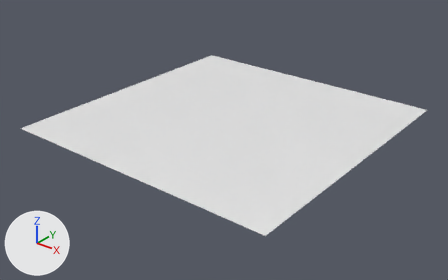
Before and after pictures for a commit that changed the Blender file level.blend.
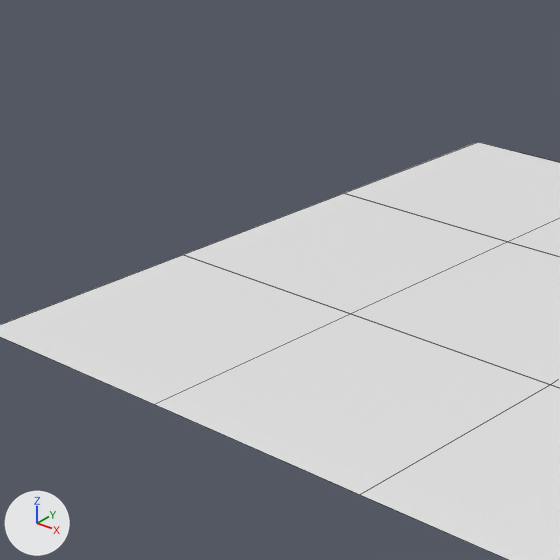
Old and new are each drawn whole from a 50 mm camera at (7.26, -9.29, 5.22) aimed at (0.09, -0.33, -0.33) and again close up on the part from 6% to 54% of the width and 0% to 78% of the height. The lights are fixed; the arrows at lower left show +X, +Y and +Z. The close-ups show mesh edges as thin lines. Objects named as collision shapes, trigger or cutter boxes, shadow casters or lower levels of detail are left out.

Objects in the first close-up: 'Ground001', 'Ground001.001', 'Ground001.002', 'Ground001.003', 'Ground001.004', 'Ground001.005', 'Ground001.006'.
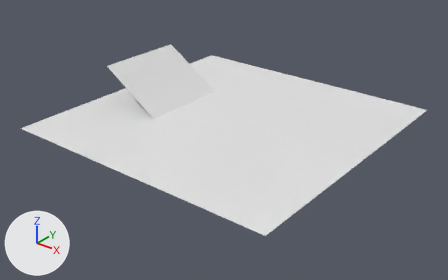
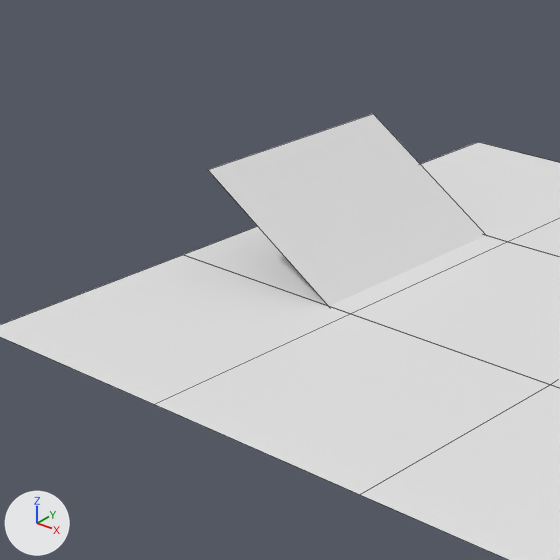
Pixel boxes (x1, y1, x2, y2) of what changed, in the close-ups (560 x 560 px):
'Ground002', added
    after: (208, 114, 486, 306)
'Ground001.005', unchanged, covered by the edit
    before: (184, 193, 507, 314)
    after: (184, 226, 507, 314)

The change, as a diff of the scene's bpy script:
```diff
--- a/level.blend.py
+++ b/level.blend.py
@@ mat_マテリアル_022 @@
+mat_マテリアル_022 = principled_material('マテリアル.022')
+mat_マテリアル_022.base_color = (0.8, 0.8, 0.8)  # white #e7e7e7
@@ me_ground002_平面 @@
+me_ground002_平面.from_pydata([(-1.0, 0.0, 1.0), (1.0, 0.0, 1.0), (1.0, 0.0, -1.0), (-1.0, 0.0, -1.0)], [], [(0, 1, 2, 3)])
+me_ground002_平面.materials.append(mat_マテリアル_022)  # its picture is missing
@@ ob_ground002 @@
+ob_ground002 = bpy.data.objects.new('Ground002', me_ground002_平面)
+ob_ground002.location = (-1.735, 0.0, 0.322)
+ob_ground002.rotation_euler = (1.571, 0.578, 0.0)  # degrees (90, 33, 0)
```
